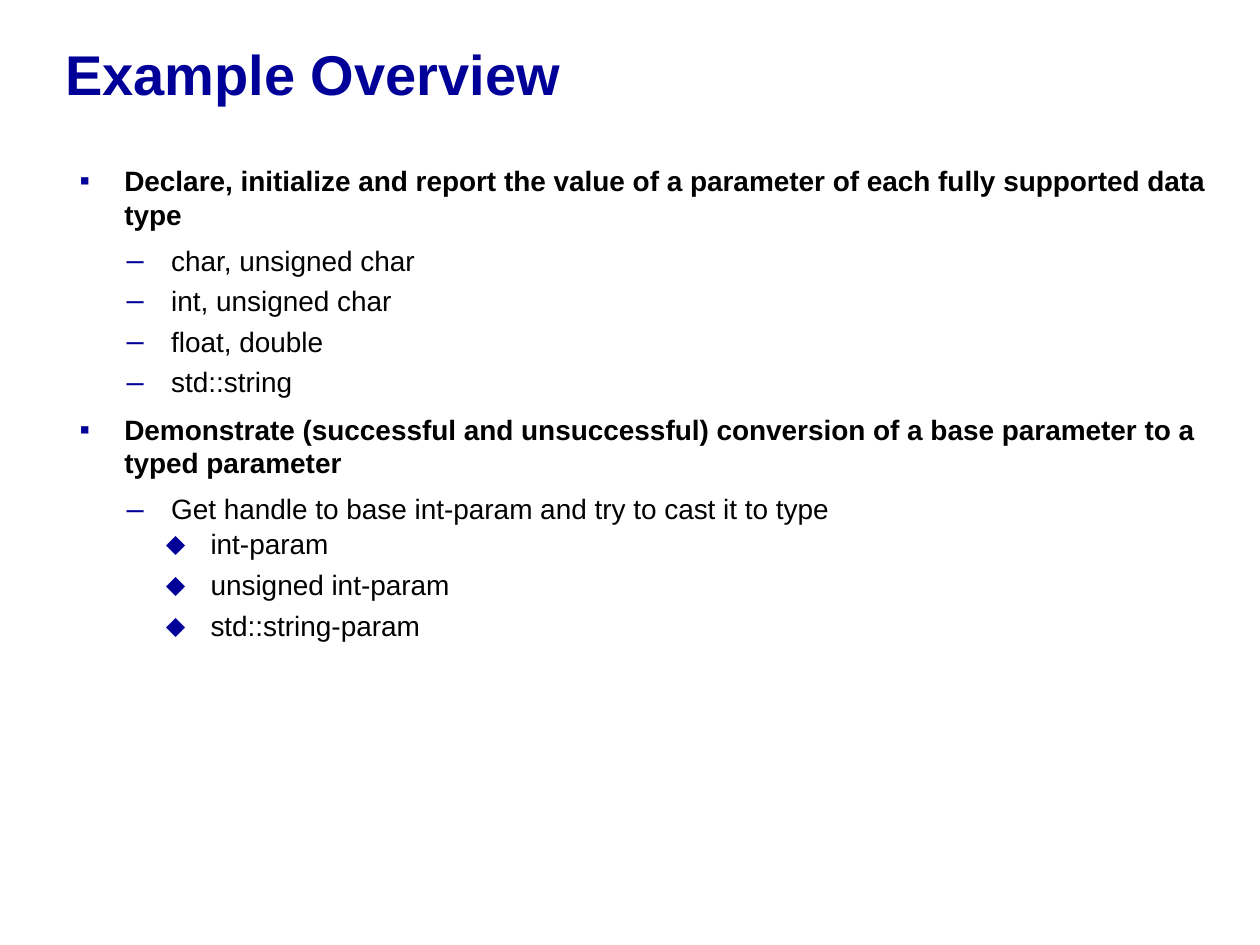
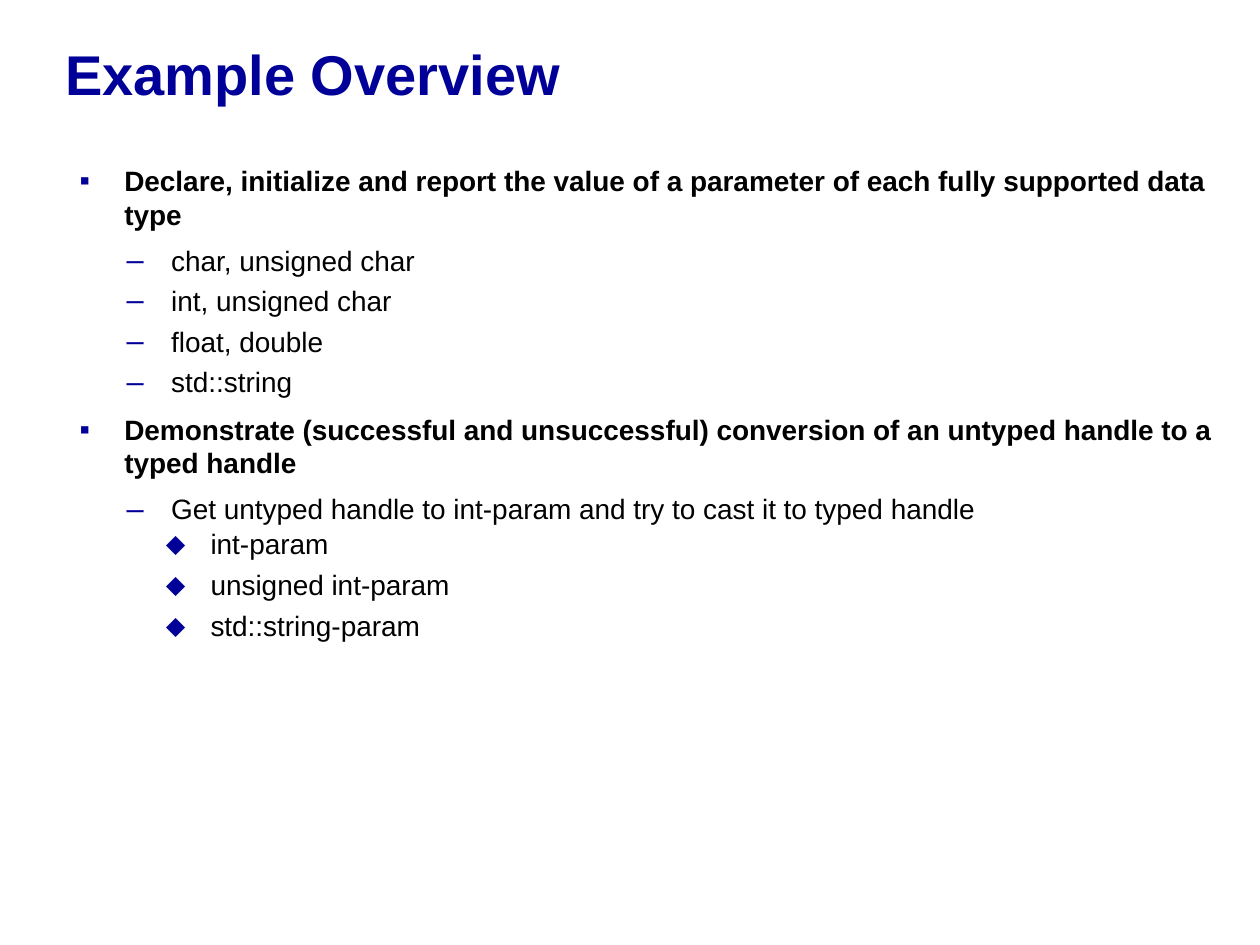
Before and after one commit to accellera-official/cci, a slide deck: slide 2 of examples/ex02_Fully_Supported_Data_Type_Param/docs/ex02_Fully_Supported_Data_Typa_Param.ppt. Drawn at 1260x945 pixels with LibreOffice and Linux fonts; fonts in the diff are those of the drawing; background and template pictures are left out. Boxes give left, top, right and bottom in pixels: in the first picture for what was removed or moved away, otherwise in the second. Text is boxed around its words. In the diff, an @@ line names an element or a change of style, - is before the commit and + after.

Commit message:
Updated examples 1-4 to remove outdated terminolgy and code.
Slides including steps to run examples in Linux and MSVC will be added
to a separate ppt soon.

```diff
--- a/examples/ex02_Fully_Supported_Data_Type_Param/docs/ex02_Fully_Supported_Data_Typa_Param.ppt
+++ b/examples/ex02_Fully_Supported_Data_Type_Param/docs/ex02_Fully_Supported_Data_Typa_Param.ppt
@@ text at <box>124,419,1211,524</box>: text changed @@
-▪ Demonstrate (successful and unsuccessful) conversion of a base parameter to a typed parameter
-  – Get handle to base int-param and try to cast it to type
+▪ Demonstrate (successful and unsuccessful) conversion of an untyped handle to a typed handle
+  – Get untyped handle to int-param and try to cast it to typed handle
```
Also in this commit, not shown: 2 other slides changed, 2 slides removed, 12 other files.
